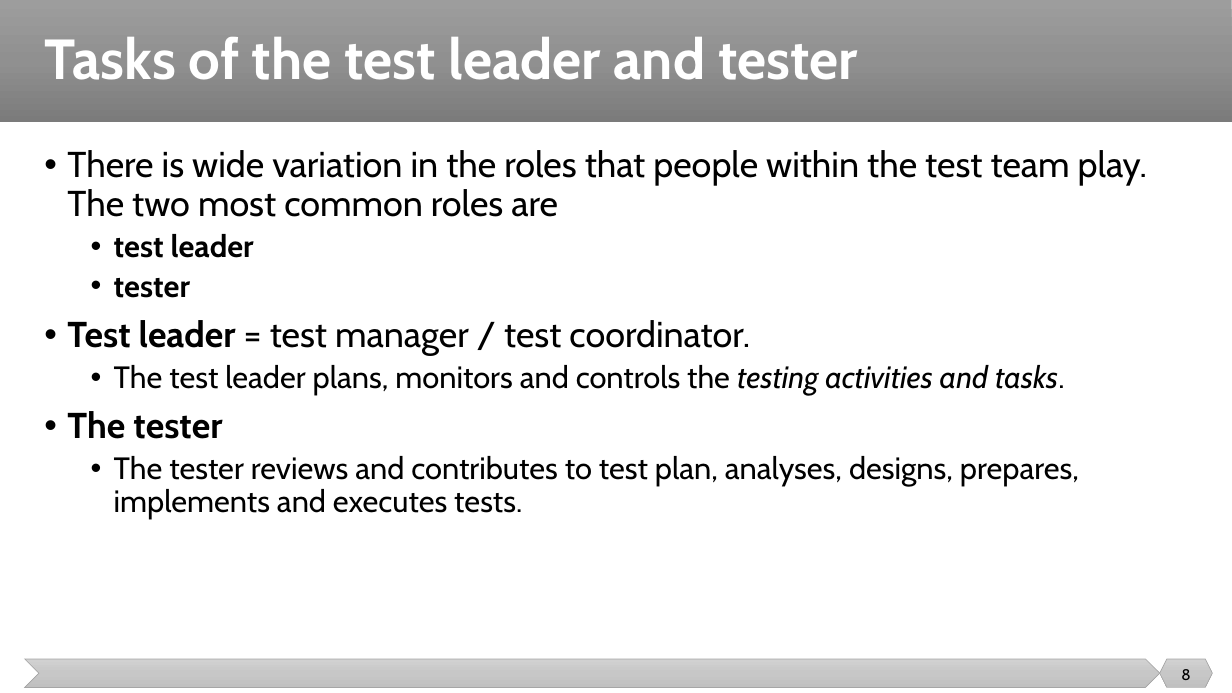
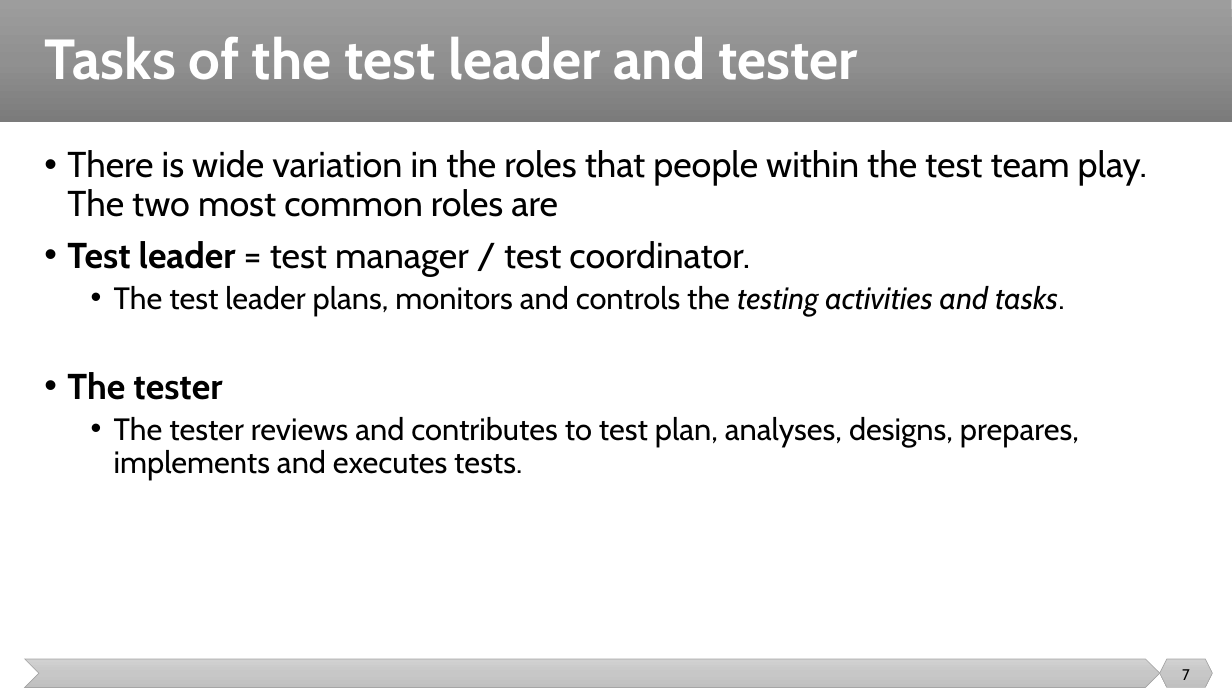
Before and after one commit to malenezi/malenezi, a slide deck: slide 7 of SE401/Lectures/5-Test Management/Test Management.pptx (slide 8 before the commit). Drawn at 1232x693 pixels with LibreOffice and Linux fonts; fonts in the diff are those of the drawing. Boxes give left, top, right and bottom in pixels: in the first picture for what was removed or moved away, otherwise in the second. Text is boxed around its words. In the diff, an @@ line names an element or a change of style, - is before the commit and + after.

```diff
--- a/SE401/Lectures/5-Test Management/Test Management.pptx
+++ b/SE401/Lectures/5-Test Management/Test Management.pptx
@@ text at [114, 234, 254, 298]: paragraphs removed @@
-  • test leader
-  • tester
@@ page number at [1182, 669, 1190, 680]: text changed @@
-8
+7
```
Also in this commit, not shown: 6 other slides changed, 1 slide removed, 1 other file.
